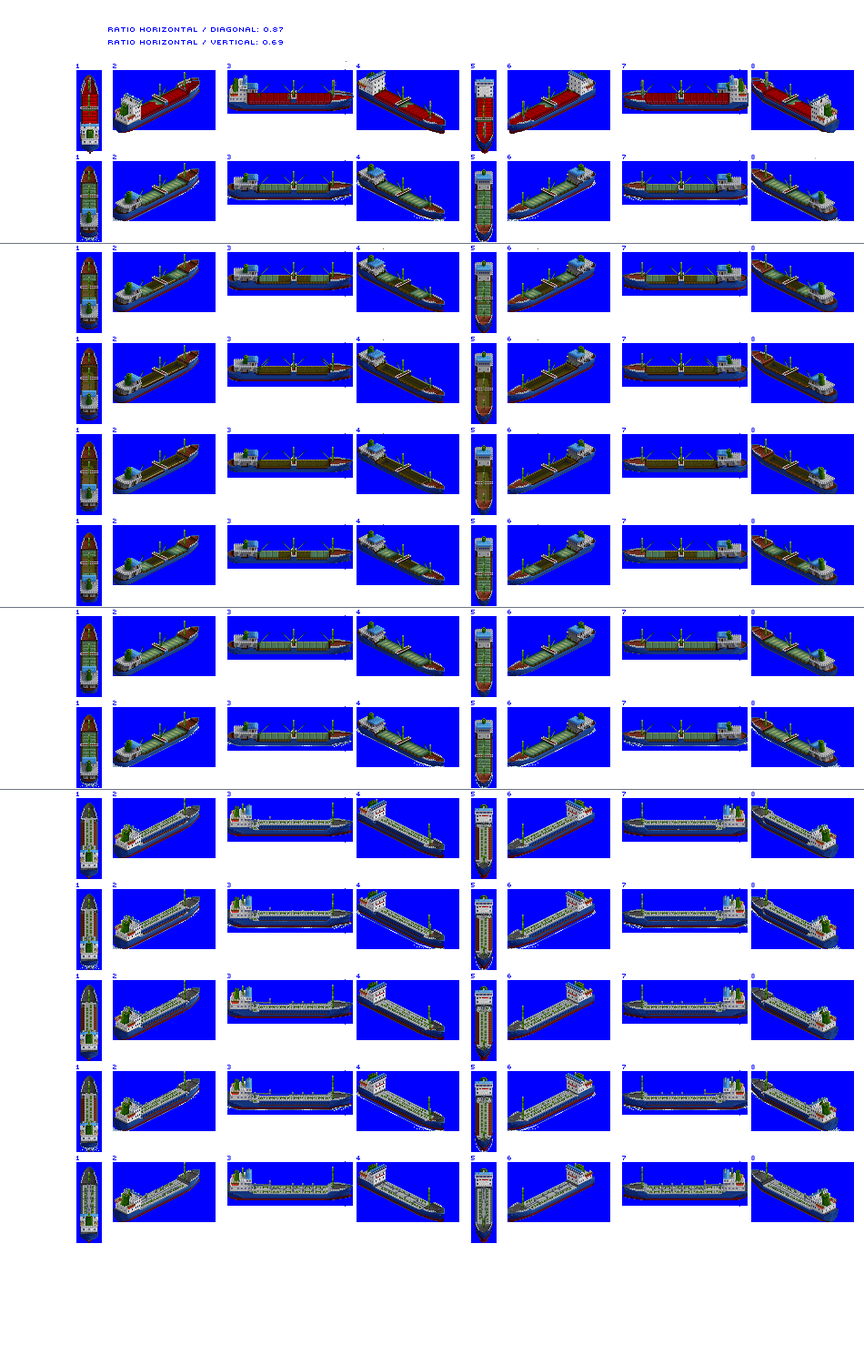
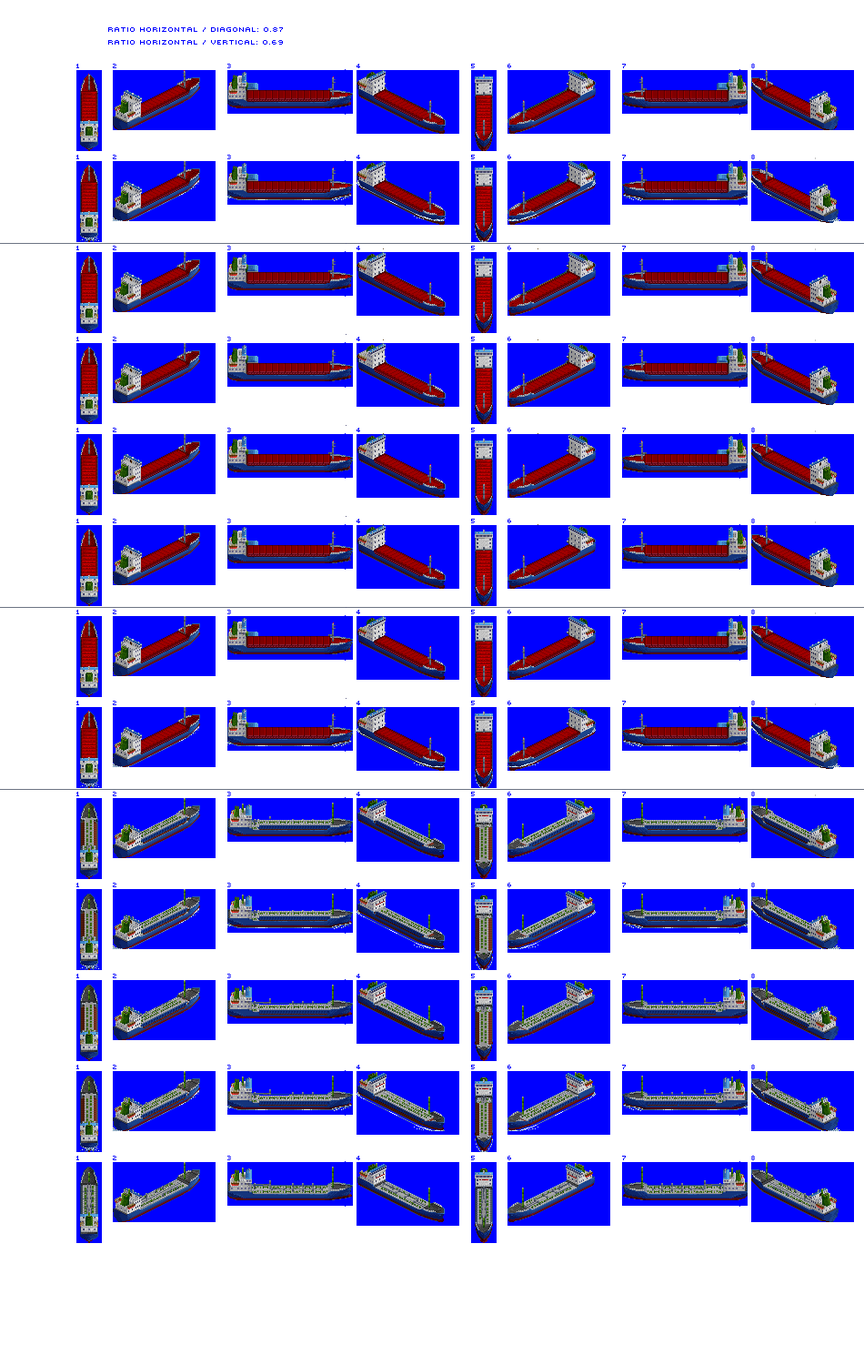
Layer changes from the first 864 × 1365 image to the second:
removed layer "cranes" over box(88, 71, 813, 1140)
removed layer "Hatch divider" over box(80, 90, 802, 759)
painted on "Layer 2" over box(80, 60, 840, 797)
painted on "blue bg" over box(80, 60, 840, 1226)
